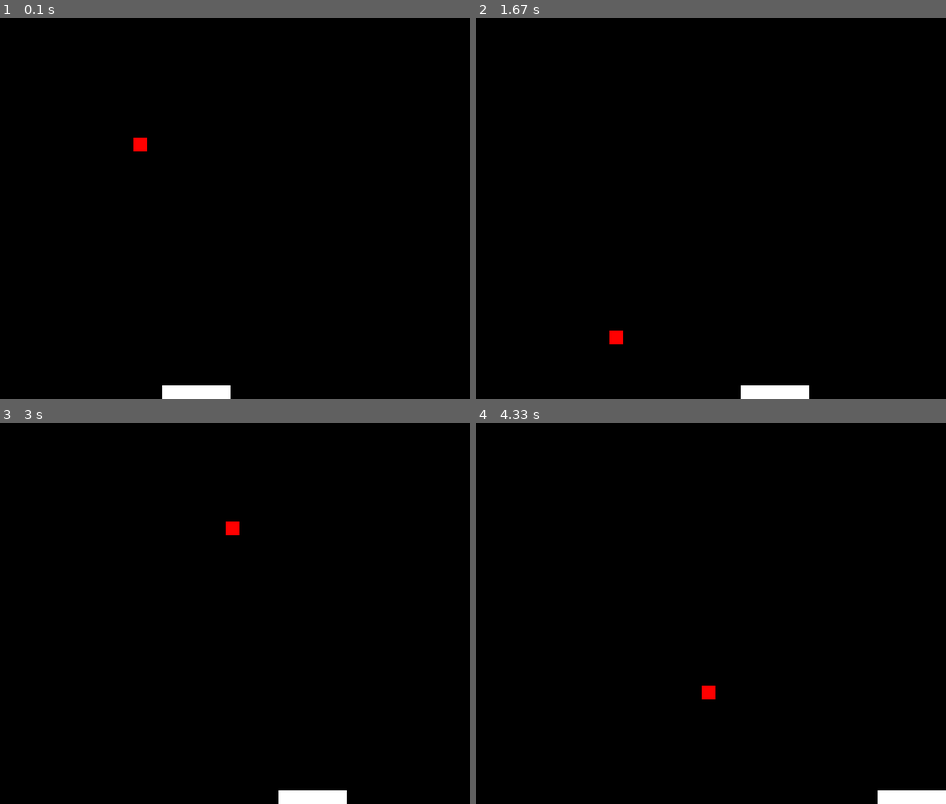
Above: before the commit, frames 1-4 (two rows, left to right).
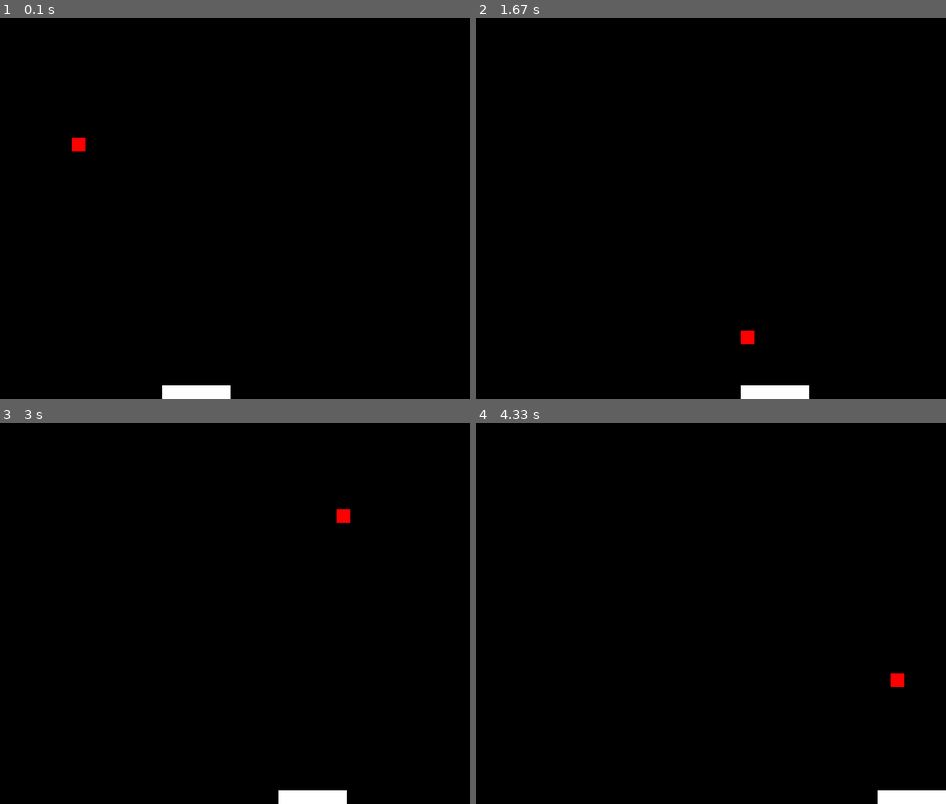
Above: after the commit, the same moments.

Repository: IvanVargas14/Pygame-Project
Game: pygame game, started from Assignment 4A.py
Same seed, same stepped clock (60 frames per second), same inputs: the game is played once before the commit and once after it.
Inputs:
- Up to frame 1 (0.1 s): no input
- Up to frame 2 (1.67 s): hold Right 0.33-0.8 s; hold Right 0.83-1.3 s; hold Left from 1.33 s (still down)
- Up to frame 3 (3 s): release Left at 1.87 s; hold Left 1.9-2.3 s; hold Right 2.33-2.97 s
- Up to frame 4 (4.33 s): hold Left 3-3.47 s; hold Right 3.5-3.97 s; hold Right from 4 s (still down)

The runs differ from the first frame. In frame 1, 0.2% of the frame differs, in the area x 15-32%, y 31-36%; in frame 2, 0.2%; in frame 3, 0.2%; in frame 4, 0.2%.

Commit message:
Update Assignment 4A.py
added the reflection for ball, descriptions of code, suggestion for the advancement of levels. also did some reorganizing.

Diff:
--- a/Assignment 4A.py
+++ b/Assignment 4A.py
@@ -4,40 +4,77 @@
 pygame.init()
 screen = pygame.display.set_mode((800, 600))
 
-basket = pygame.Surface((100,20))
-basket.fill((255,255,255))
+# defining the paddle
+paddle = pygame.Surface((100, 20))
+paddle.fill((255, 255, 255))
+paddle_rect = pygame.Rect(350, 580, 100, 20)
 
-fruit = pygame.Surface((20,20))
-fruit.fill((255,0,0))
+# defining the ball
+ball = pygame.Surface((20, 20))
+ball.fill((255, 0, 0))
+ball_rect = pygame.Rect(200, 200, 20, 20)
+#ball_rect.x = random.randint(0, 800 - 20)
 
-basket_rect = pygame.Rect(350,580,100,20)
-fruit_rect = pygame.Rect(200,200,20,20)
-fruit_rect.x = random.randint(0, 800 - 20)
+# variables
 speed = 3
 speedB = 10
 point = 0
 clock = pygame.time.Clock()
+goingRight = True
+goingDown = True
+
+# while running statement, begins with quit
 while True:
     keys = pygame.key.get_pressed()
     for event in pygame.event.get():
         if event.type == QUIT:
             print("Score:", point)
             sys.exit(0)
+#movement of paddle
+    if keys[pygame.K_LEFT] and paddle_rect.left > 0:
+        paddle_rect.x -= speedB
+    if keys[pygame.K_RIGHT] and paddle_rect.right < 800:
+        paddle_rect.x += speedB
 
-    if keys[pygame.K_LEFT] and basket_rect.left > 0:
-        basket_rect.x -= speedB
-    if keys[pygame.K_RIGHT] and basket_rect.right < 800:
-        basket_rect.x += speedB
-    fruit_rect.y += 3
-    if basket_rect.colliderect(fruit_rect):
+#movement of ball up and down y-axis
+    if goingDown:
+        ball_rect = ball_rect.move(0,speed)
+    else:
+         ball_rect = ball_rect.move(0, -speed)
+
+
+    if ball_rect.y < 0:
+        goingDown = True
+# adds point and reflects ball upon collision
+    if paddle_rect.colliderect(ball_rect):
         point += 1
-        fruit_rect.x = random.randint(0, 800 - 20)
-        fruit_rect.y = 10
-    if fruit_rect.y >= 600:
+        goingDown = False
+
+# sends ball up if rect touches very bottom of screen
+    if ball_rect.y > 580:
+        ball_rect.x = random.randint(0, 800 - 20)
+        ball_rect.y = 10
+        point -= 1
+
+#movement of ball right and left across X-axis
+    if goingRight:
+        ball_rect = ball_rect.move(speed,0)
+    else:
+         ball_rect = ball_rect.move(-speed, 0)
+#borders of right and left screen
+    if ball_rect.x > 780:
+        goingRight = False
+    if ball_rect.x < 0:
+        goingRight = True
+
+# transition between levels
+# without the break, line 76 would print endlessly, perhaps create a method?
+    if ball_rect.y == 580:
         print("Score:", point)
         sys.exit(0)
     if point == 5:
         print("Congratulations! On to level 2.")
+        break
     if point == 10:
         print("Congratulations! On to level 3.")
     if point == 20:
@@ -54,8 +91,9 @@
         print("Congratulations! On to level 9.")
     if point == 100:
         print("Congratulations! On to level 10.")
-    screen.fill((0,0,0))
-    screen.blit(basket, basket_rect)
-    screen.blit(fruit, fruit_rect)
+
+    screen.fill((0, 0, 0))
+    screen.blit(paddle, paddle_rect)
+    screen.blit(ball, ball_rect)
     pygame.display.flip()
     clock.tick(60)
